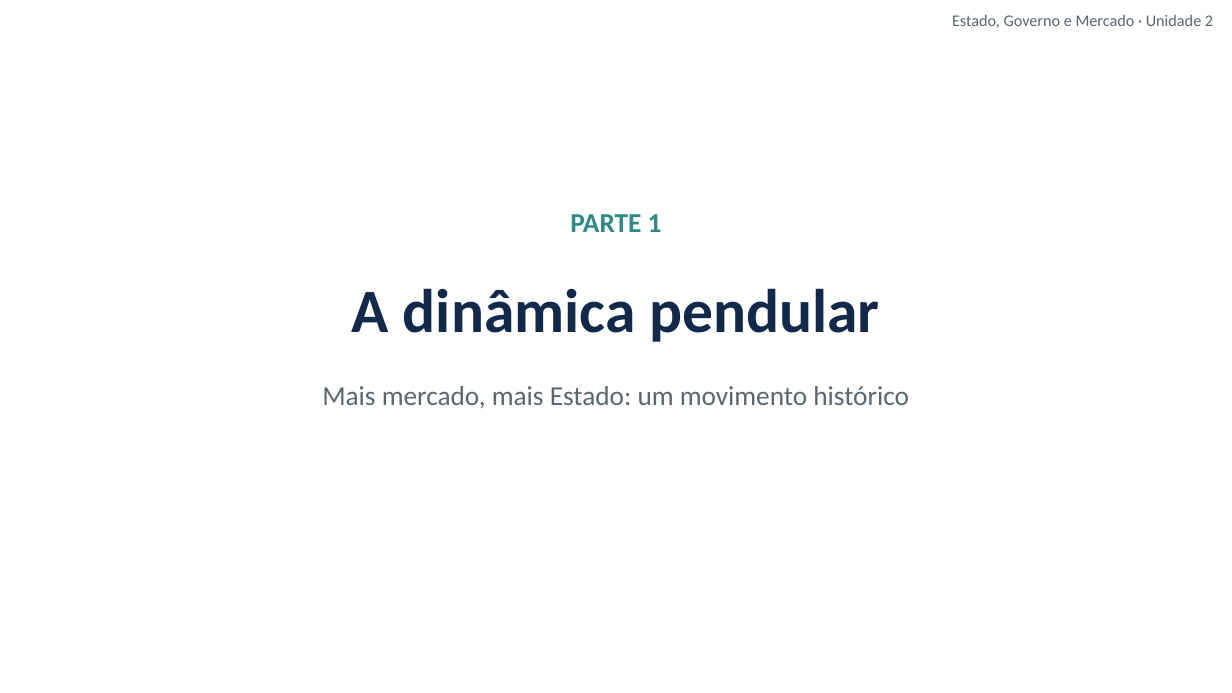
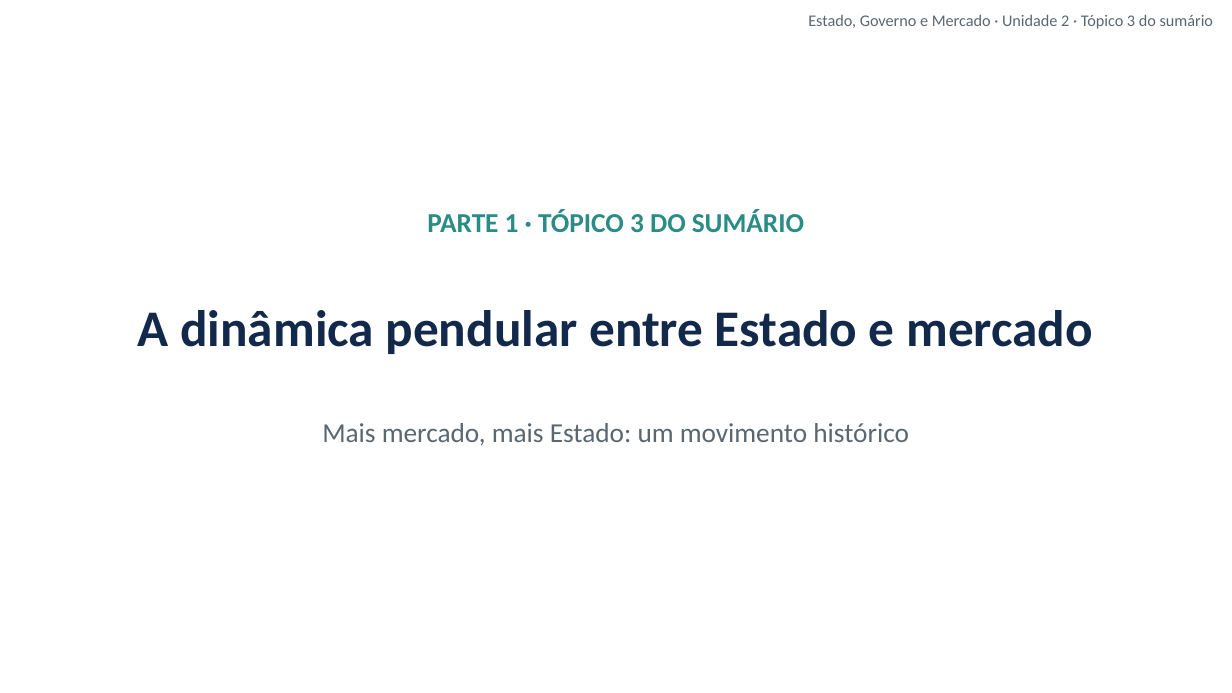
Before and after one commit to cleitonfranco74/gestao_publica, a slide deck: slide 3 of disciplina-01-estado-governo-mercado/materiais/02_Unidade_2_Pendulo_e_Matriz_Liberal.pptx. Drawn at 1232x693 pixels with LibreOffice and Linux fonts; fonts in the diff are those of the drawing; background and template pictures are left out. Boxes give left, top, right and bottom in pixels: in the first picture for what was removed or moved away, otherwise in the second. Text is boxed around its words. In the diff, an @@ line names an element or a change of style, - is before the commit and + after.

```diff
--- a/disciplina-01-estado-governo-mercado/materiais/02_Unidade_2_Pendulo_e_Matriz_Liberal.pptx
+++ b/disciplina-01-estado-governo-mercado/materiais/02_Unidade_2_Pendulo_e_Matriz_Liberal.pptx
@@ text at (808,14,1213,29): text changed @@
-Estado, Governo e Mercado · Unidade 2
+Estado, Governo e Mercado · Unidade 2 · Tópico 3 do sumário
@@ text at (427,210,804,232): text changed @@
-PARTE 1
+PARTE 1 · TÓPICO 3 DO SUMÁRIO
@@ text at (138,310,1093,354): text changed; size 36 to 30 pt @@
-A dinâmica pendular
+A dinâmica pendular entre Estado e mercado
@@ text "Mais mercado, mais Estado: um ...": place and size @@
-text "Mais mercado, mais Estado: um ..." at (322,386,909,408)
+text "Mais mercado, mais Estado: um ..." at (322,423,909,445)
```
Also in this commit, not shown: 15 other slides changed, 1 slide added, 8 other files.
